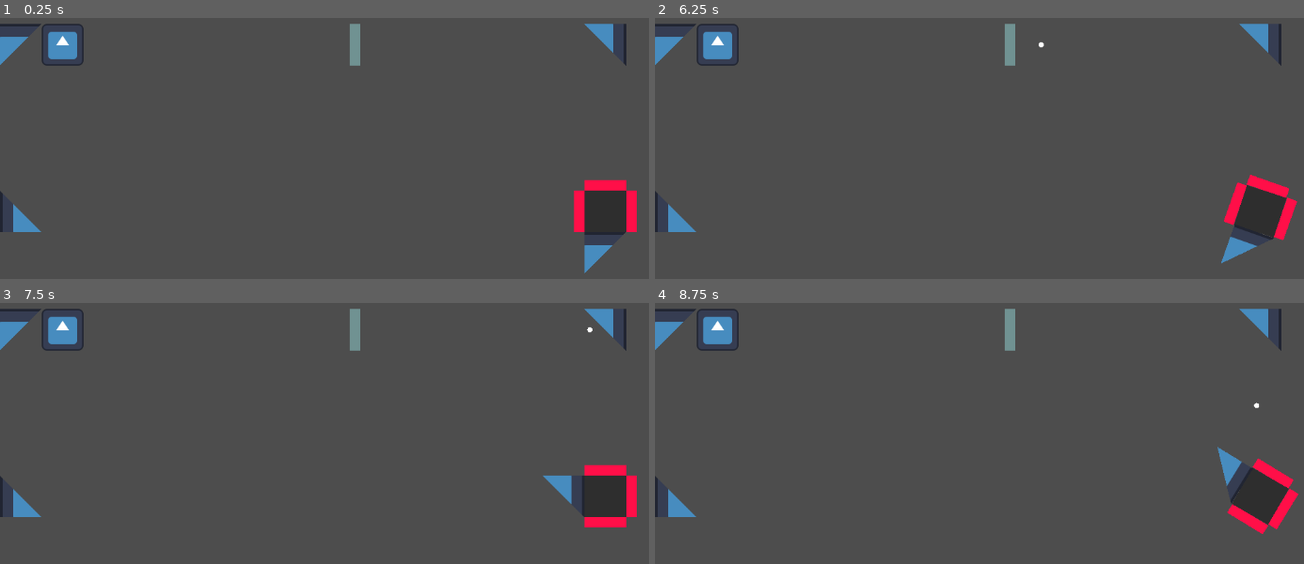
Above: before the commit, frames 1-4 (two rows, left to right).
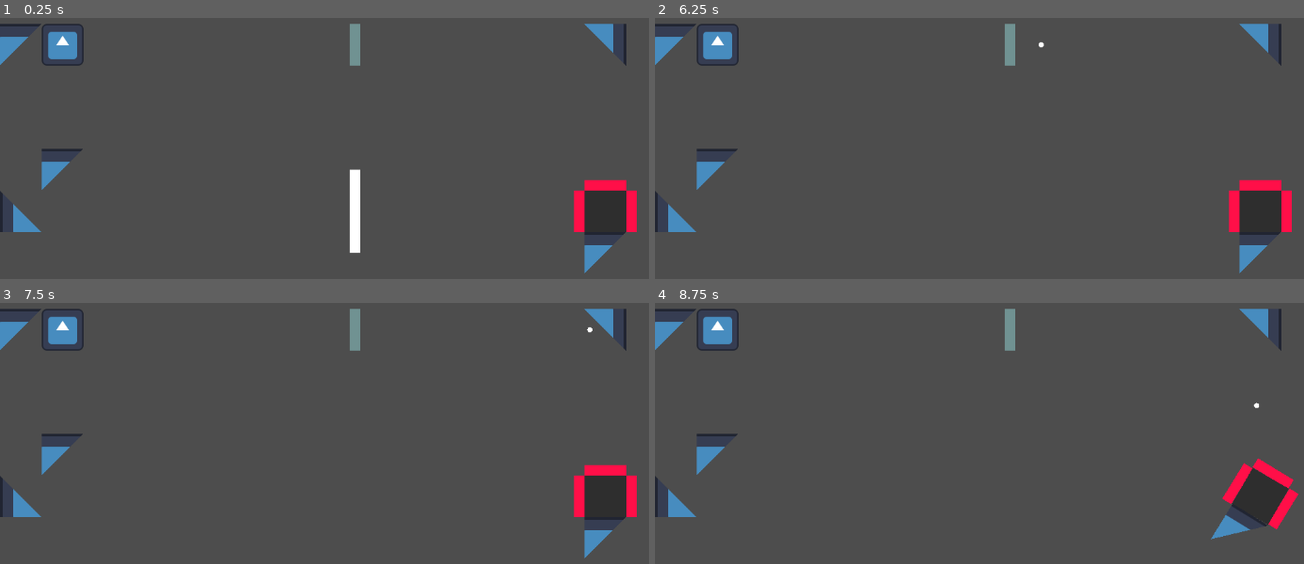
Above: after the commit, the same moments.

Repository: Username4D/signal_quest
Game: Godot game, scene res://scenes/gameplay_view.tscn
Same seed, same stepped clock (60 frames per second), same inputs: the game is played once before the commit and once after it. The project has no main scene, so this scene is started directly. The engine's default icon, where the game draws it, is replaced by a stand-in: a white triangle on a blue panel in a dark square.
Inputs:
- Up to frame 1 (0.25 s): no input
- Up to frame 2 (6.25 s): tap Enter at 0.5, 2, 3.5 s; tap Space at 1.25, 2.75, 4.25 s
- Up to frame 3 (7.5 s): no input
- Up to frame 4 (8.75 s): no input

The runs differ from the first frame. In frame 1, 0.8% of the frame differs, in the area x 6-56%, y 50-90%; in frame 2, 1.4%; in frame 3, 1.4%; in frame 4, 1.4%, in the area x 6-95%, y 50-91%.

Commit message:
Added toggle wall

Diff:
--- a/scenes/gameplay_view.tscn
+++ b/scenes/gameplay_view.tscn
@@ -1,10 +1,11 @@
-[gd_scene load_steps=6 format=3 uid="uid://dtrnsgpe5umma"]
+[gd_scene load_steps=7 format=3 uid="uid://dtrnsgpe5umma"]
 
 [ext_resource type="PackedScene" uid="uid://ca8af6w4i2btf" path="res://scenes/signal_emitter.tscn" id="1_opx44"]
 [ext_resource type="PackedScene" uid="uid://dw036t4flpb1t" path="res://scenes/wall_angled.tscn" id="3_a4xli"]
 [ext_resource type="PackedScene" uid="uid://x4u5d6vrkaax" path="res://scenes/rotator.tscn" id="4_7nf73"]
 [ext_resource type="PackedScene" uid="uid://dy21vot1yevtm" path="res://scenes/button.tscn" id="4_a4xli"]
 [ext_resource type="PackedScene" uid="uid://c5tn4jb8djnn5" path="res://scenes/gated_button.tscn" id="5_7nf73"]
+[ext_resource type="PackedScene" uid="uid://cibwvmvqkdyqq" path="res://scenes/toggle_wall.tscn" id="6_66ihu"]
 
 [node name="gameplay_view" type="Node2D"]
 
@@ -40,6 +41,10 @@
 position = Vector2(32, 96)
 rotation = 4.712389
 
+[node name="wall_angled5" parent="." instance=ExtResource("3_a4xli")]
+position = Vector2(96, 288)
+rotation = 4.712389
+
 [node name="wall_angled3" parent="." instance=ExtResource("3_a4xli")]
 position = Vector2(32, 352)
 rotation = 3.1415927
@@ -50,4 +55,8 @@
 
 [node name="gated_button" parent="." node_paths=PackedStringArray("Target") instance=ExtResource("5_7nf73")]
 position = Vector2(544, 96)
-Target = NodePath("../rotator")
+Target = NodePath("../toggle_wall")
+
+[node name="toggle_wall" parent="." instance=ExtResource("6_66ihu")]
+position = Vector2(544, 352)
+scale = Vector2(1, 2)
--- /dev/null
+++ b/scenes/toggle_wall.tscn
@@ -0,0 +1,18 @@
+[gd_scene load_steps=4 format=3 uid="uid://cibwvmvqkdyqq"]
+
+[ext_resource type="Script" uid="uid://boxftww6keds2" path="res://scripts/toggle_wall.gd" id="1_kwbpx"]
+
+[sub_resource type="RectangleShape2D" id="RectangleShape2D_k8sp1"]
+size = Vector2(16, 64)
+
+[sub_resource type="QuadMesh" id="QuadMesh_oxi6q"]
+size = Vector2(16, 64)
+
+[node name="toggle_wall" type="StaticBody2D"]
+script = ExtResource("1_kwbpx")
+
+[node name="CollisionShape2D" type="CollisionShape2D" parent="."]
+shape = SubResource("RectangleShape2D_k8sp1")
+
+[node name="MeshInstance2D" type="MeshInstance2D" parent="."]
+mesh = SubResource("QuadMesh_oxi6q")
--- /dev/null
+++ b/scripts/toggle_wall.gd
@@ -0,0 +1,10 @@
+extends StaticBody2D
+
+@export var toggled = true
+
+func press():
+	toggled = not toggled
+
+func _process(delta: float) -> void:
+	$CollisionShape2D.disabled = not toggled
+	$MeshInstance2D.visible = toggled
Not shown, added: scripts/toggle_wall.gd.uid
